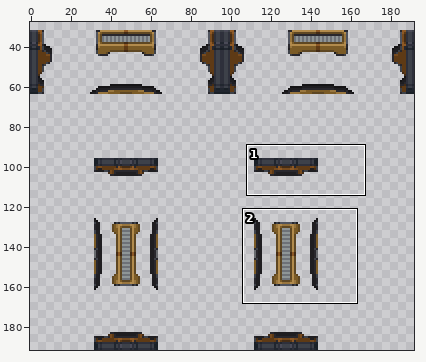
Two versions of one sprite sheet, Resources/Textures/_Sunrise/Structures/Doors/Airlocks/Glass/triple_cargo.rsi/open.png. Above: a wide view before the commit, with the close-up outlined.
Close-up. The starting point:
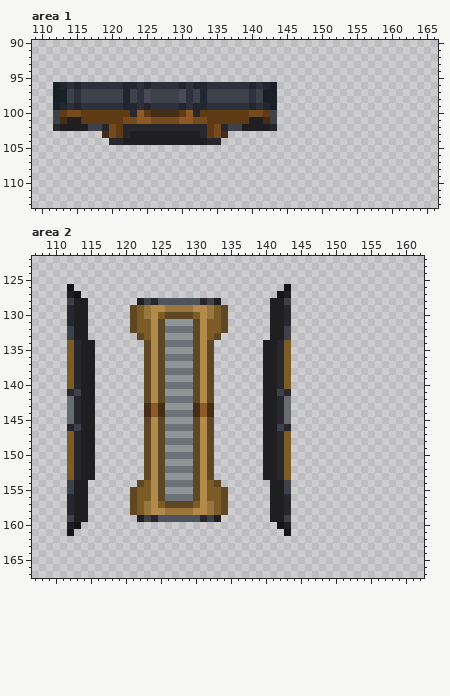
The file is 192x192 pixels. Colours within 5 levels of each other are drawn and written as one. Shown: area 1: x 109..166, y 90..113; area 2: x 107..162, y 122..167. The wide view leaves out empty margins. The commit also changed other parts of the picture, which this record leaves out.
Once edited:
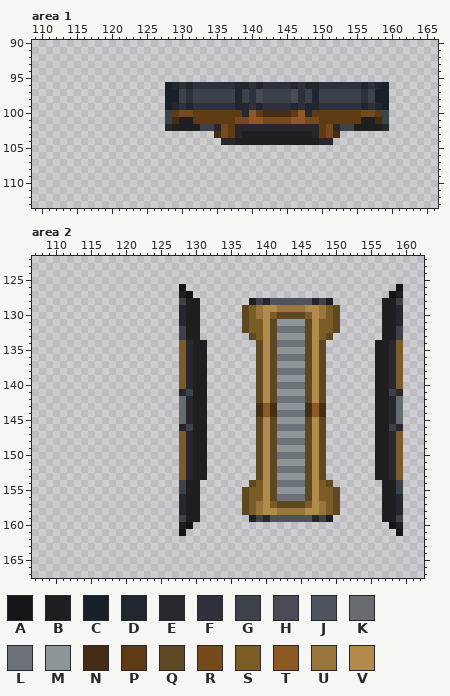
Palette (. is transparent): A #151416  B #1f1e21  C #1a2027  D #21262f  E #28272d  F #2e303b  G #3d4149  H #4a4a57  J #4f535e  K #686b6f  L #6d7178  M #8e9597  N #442c15  P #5e3a15  Q #5e4723  R #774a1d  S #7b5b26  T #8e5925  U #99763e  V #b28b4c
The edit:
--- area 1
@@ x 109..166 @@
  95 ..........................................................
- 96 ...CDFDFFFFFFDDFDFFFFDFDDFFFFFFDFDC.......................
- 97 ...CCGFGGGGGGDGFHGGGGHFGDGGGGGGFGCC.......................
- 98 ...CCGFGGGGGGDGFHGGGGHFGDGGGGGGFGCC.......................
- 99 ...CDFDFFFFFFDDFDFFFFDFDDFFFFFFDFDC.......................
-100 ...GPRRPPPPPPPETPNNNNPTEPPPPPPPRRPG.......................
-101 ...GNBBPPPPPPRRTTRRRRTTRRPPPPPPBBNG.......................
-102 ...EBBBBGGERPEEEEEEEEEEEEPREGGBBBBE.......................
-103 ..........NRPEBBBBBBBBBBEPRN..............................
-104 ...........EEBBBBBBBBBBBBEE...............................
+ 96 ...................CDFDFFFFFFDDFDFFFFDFDDFFFFFFDFDC.......
+ 97 ...................CCGFGGGGGGDGFHGGGGHFGDGGGGGGFGCC.......
+ 98 ...................CCGFGGGGGGDGFHGGGGHFGDGGGGGGFGCC.......
+ 99 ...................CDFDFFFFFFDDFDFFFFDFDDFFFFFFDFDC.......
+100 ...................GPRRPPPPPPPETPNNNNPTEPPPPPPPRRPG.......
+101 ...................GNBBPPPPPPRRTTRRRRTTRRPPPPPPBBNG.......
+102 ...................EBBBBGGERPEEEEEEEEEEEEPREGGBBBBE.......
+103 ..........................NRPEBBBBBBBBBBEPRN..............
+104 ...........................EEBBBBBBBBBBBBEE...............
 105 ..........................................................
--- area 2
@@ x 107..162 @@
 125 ........................................................
-126 .....A..............................A...................
-127 .....BA............................AB...................
-128 .....GBB.......BGEJJJJJJEGB.......BBG...................
-129 .....EBB......QSUVVUUUUVVUSQ......BBE...................
-130 .....EBB......QSUVSQQQQSVUSQ......BBE...................
-131 .....EBB......QSSVQMMMMQVSSQ......BBE...................
-132 .....GBB......QSSVQLLLLQVSSQ......BBG...................
-133 .....GBB.......QSVQMMMMQVSQ.......BBG...................
-134 .....SEBB.......QVQLLLLQVQ.......BBES...................
-135 .....SEBB.......QVQMMMMQVQ.......BBES...................
-136 .....SEBB.......QVQLLLLQVQ.......BBES...................
-137 .....SEBB.......QVQMMMMQVQ.......BBES...................
-138 .....SEBB.......QVQLLLLQVQ.......BBES...................
-139 .....SEBB.......QVQMMMMQVQ.......BBES...................
-140 .....SEBB.......QVQLLLLQVQ.......BBES...................
-141 .....EGBB.......QVQMMMMQVQ.......BBGE...................
-142 .....KEBB.......QVQLLLLQVQ.......BBEK...................
-143 .....KEBB.......NTNMMMMNTN.......BBEK...................
-144 .....KEBB.......NTNLLLLNTN.......BBEK...................
-145 .....KEBB.......QVQMMMMQVQ.......BBEK...................
-146 .....EGBB.......QVQLLLLQVQ.......BBGE...................
-147 .....SEBB.......QVQMMMMQVQ.......BBES...................
-148 .....SEBB.......QVQLLLLQVQ.......BBES...................
-149 .....SEBB.......QVQMMMMQVQ.......BBES...................
-150 .....SEBB.......QVQLLLLQVQ.......BBES...................
-151 .....SEBB.......QVQMMMMQVQ.......BBES...................
-152 .....SEBB.......QVQLLLLQVQ.......BBES...................
-153 .....SEBB.......QVQMMMMQVQ.......BBES...................
-154 .....GBB.......QSVQLLLLQVSQ.......BBG...................
-155 .....GBB......QSSVQMMMMQVSSQ......BBG...................
-156 .....EBB......QSSVQLLLLQVSSQ......BBE...................
-157 .....EBB......QSUVSQQQQSVUSQ......BBE...................
-158 .....EBB......QSUVVUUUUVVUSQ......BBE...................
-159 .....GBB.......BGEJJJJJJEGB.......BBG...................
-160 .....BA............................AB...................
-161 .....A..............................A...................
+126 .....................A..............................A...
+127 .....................BA............................AB...
+128 .....................GBB.......BGEJJJJJJEGB.......BBG...
+129 .....................EBB......QSUVVUUUUVVUSQ......BBE...
+130 .....................EBB......QSUVSQQQQSVUSQ......BBE...
+131 .....................EBB......QSSVQMMMMQVSSQ......BBE...
+132 .....................GBB......QSSVQLLLLQVSSQ......BBG...
+133 .....................GBB.......QSVQMMMMQVSQ.......BBG...
+134 .....................SEBB.......QVQLLLLQVQ.......BBES...
+135 .....................SEBB.......QVQMMMMQVQ.......BBES...
+136 .....................SEBB.......QVQLLLLQVQ.......BBES...
+137 .....................SEBB.......QVQMMMMQVQ.......BBES...
+138 .....................SEBB.......QVQLLLLQVQ.......BBES...
+139 .....................SEBB.......QVQMMMMQVQ.......BBES...
+140 .....................SEBB.......QVQLLLLQVQ.......BBES...
+141 .....................EGBB.......QVQMMMMQVQ.......BBGE...
+142 .....................KEBB.......QVQLLLLQVQ.......BBEK...
+143 .....................KEBB.......NTNMMMMNTN.......BBEK...
+144 .....................KEBB.......NTNLLLLNTN.......BBEK...
+145 .....................KEBB.......QVQMMMMQVQ.......BBEK...
+146 .....................EGBB.......QVQLLLLQVQ.......BBGE...
+147 .....................SEBB.......QVQMMMMQVQ.......BBES...
+148 .....................SEBB.......QVQLLLLQVQ.......BBES...
+149 .....................SEBB.......QVQMMMMQVQ.......BBES...
+150 .....................SEBB.......QVQLLLLQVQ.......BBES...
+151 .....................SEBB.......QVQMMMMQVQ.......BBES...
+152 .....................SEBB.......QVQLLLLQVQ.......BBES...
+153 .....................SEBB.......QVQMMMMQVQ.......BBES...
+154 .....................GBB.......QSVQLLLLQVSQ.......BBG...
+155 .....................GBB......QSSVQMMMMQVSSQ......BBG...
+156 .....................EBB......QSSVQLLLLQVSSQ......BBE...
+157 .....................EBB......QSUVSQQQQSVUSQ......BBE...
+158 .....................EBB......QSUVVUUUUVVUSQ......BBE...
+159 .....................GBB.......BGEJJJJJJEGB.......BBG...
+160 .....................BA............................AB...
+161 .....................A..............................A...
 162 ........................................................
